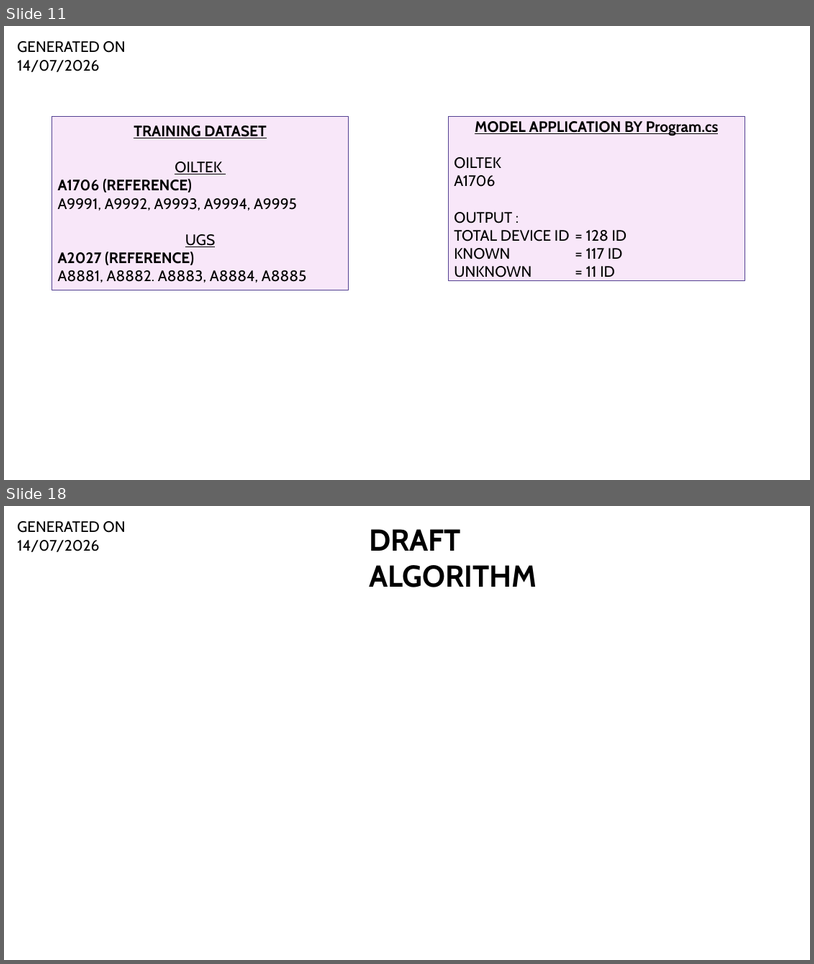
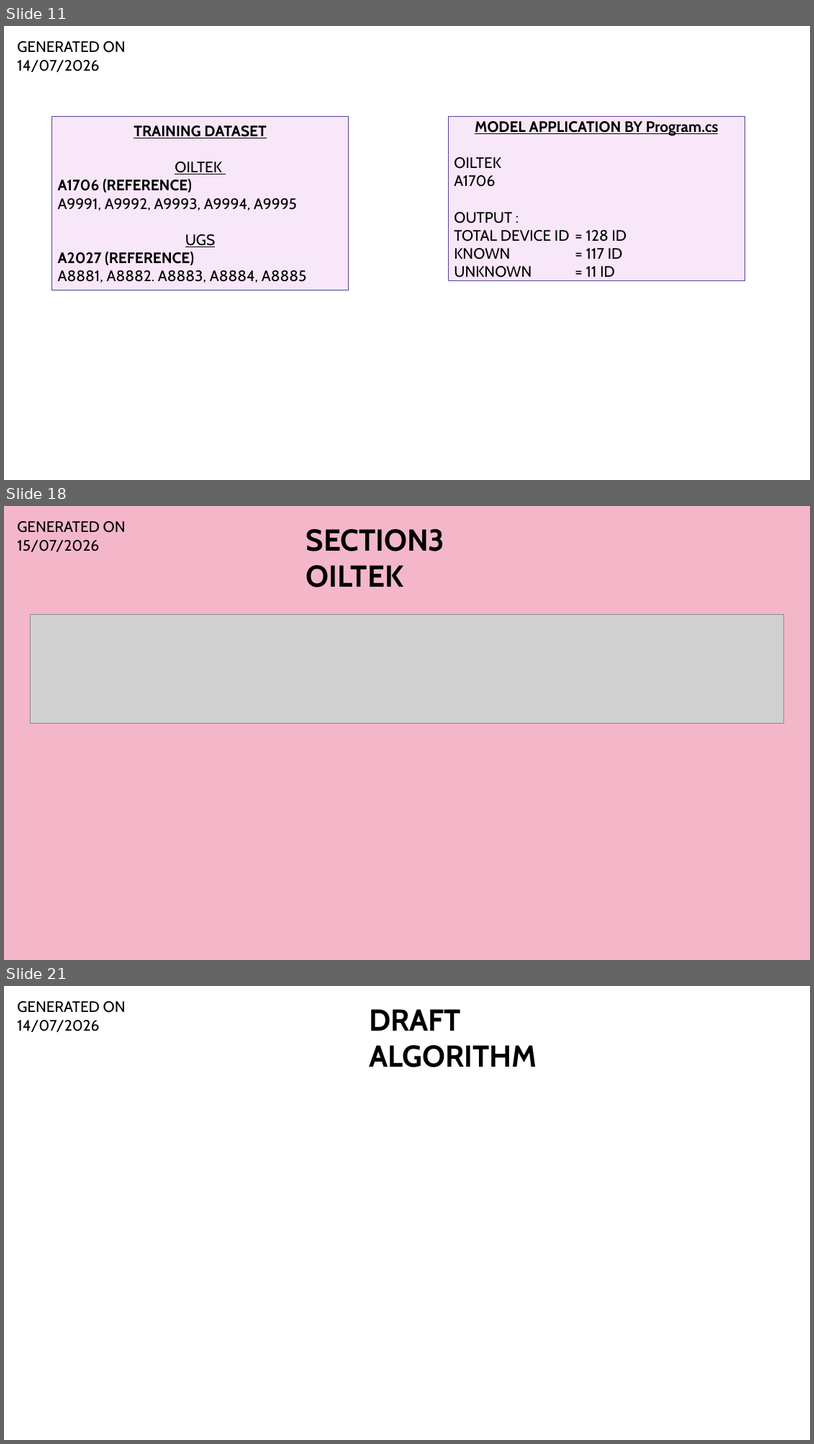
Before and after one commit to Syaziyah30/DeviceCluster, a slide deck: 1.training_model/supplementary/Device Identifier 20260520.pptx. Shown one above the other, each under a label of ours: slides 11 and 18 before the commit, slides 11, 18 and 21 after it; the slides between them are not shown. The pictures are 814x964 and 814x1444 pixels, drawn with LibreOffice and Linux fonts; fonts in the diff are those of the drawing; grey boxes stand for pictures. Boxes give left, top, right and bottom in pixels: in the first picture for what was removed or moved away, otherwise in the second. Text is boxed around its words. In the diff, an @@ line names an element or a change of style, - is before the commit and + after.

```diff
--- a/1.training_model/supplementary/Device Identifier 20260520.pptx
+++ b/1.training_model/supplementary/Device Identifier 20260520.pptx
@@ slide 18 added at bbox=[4, 506, 810, 960], background #F4B7CA @@
@@ text added at bbox=[17, 521, 126, 552], 18 pt, text #000000 @@
+GENERATED ON 15/07/2026
@@ text added at bbox=[306, 529, 445, 587], 36 pt, text #000000, bold @@
+SECTION3 OILTEK
@@ picture added at bbox=[31, 614, 784, 723] @@
@@ what was slide 18 is now slide 21 @@
```
Also in this commit, not shown: 6 slides changed, 2 other slides added, 5 other files.
